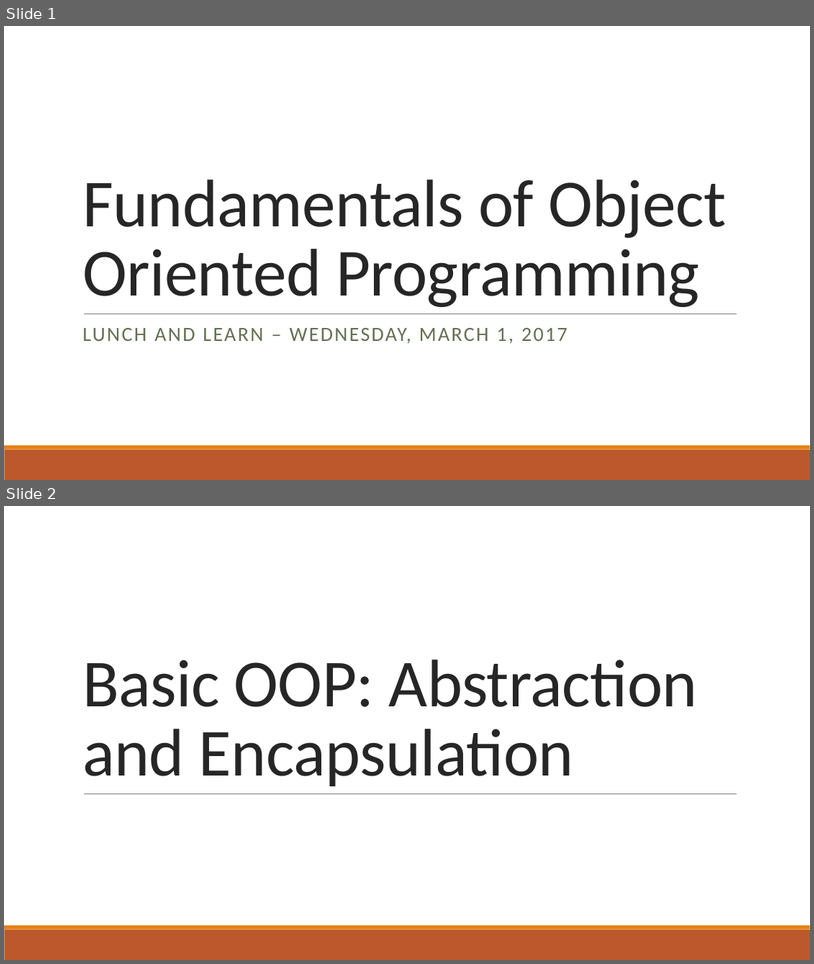
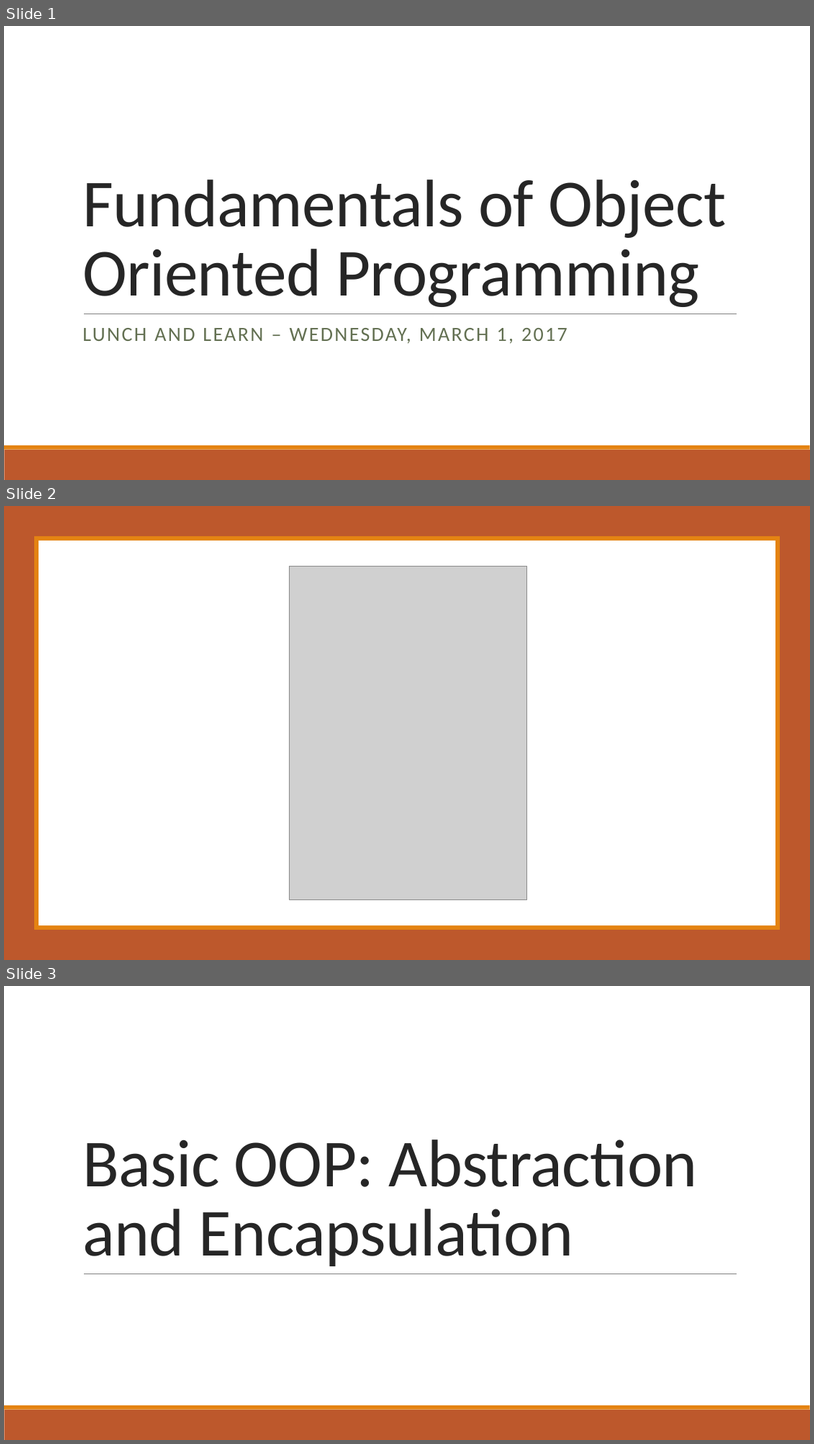
Before and after one commit to Troy-Web-Consulting/twc-training-oop-fundamentals, a slide deck: presentation.pptx. Shown one above the other, each under a label of ours: slides 1 and 2 before the commit, slides 1, 2 and 3 after it. The pictures are 814x964 and 814x1444 pixels, drawn with LibreOffice and Linux fonts; fonts in the diff are those of the drawing; grey boxes stand for pictures. Boxes give left, top, right and bottom in pixels: in the first picture for what was removed or moved away, otherwise in the second. Text is boxed around its words. In the diff, an @@ line names an element or a change of style, - is before the commit and + after.

```diff
--- a/presentation.pptx
+++ b/presentation.pptx
@@ slide 2 added at <box>4,506,810,960</box>, background #FFFFFF; not listed: 2 template elements that a slide beside it also shows @@
@@ rectangle added at <box>4,506,810,960</box>, fill #BD582C @@
@@ rectangle added at <box>34,536,780,929</box>, fill #E48312 @@
@@ rectangle added at <box>39,541,776,925</box>, fill #FFFFFF @@
@@ picture added at <box>289,566,527,899</box> @@
@@ what was slide 2 is now slide 3 @@
```
Also in this commit, not shown: 2 slides changed, 1 other file.
